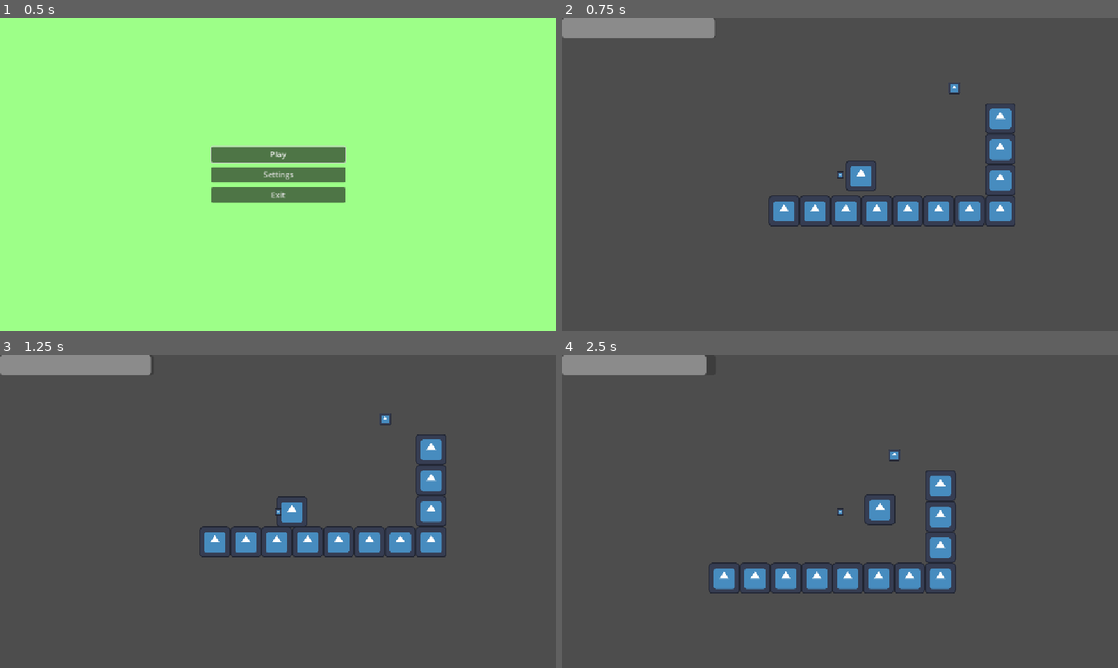
Above: before the commit, frames 1-4 (two rows, left to right).
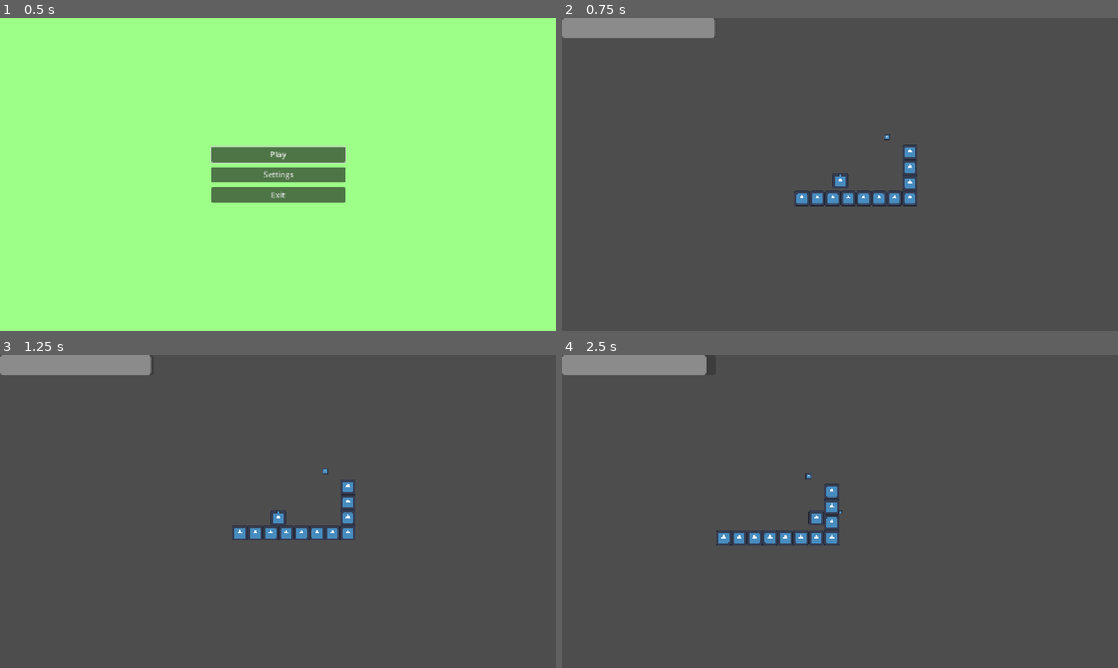
Above: after the commit, the same moments.

Repository: omegart-coding/Roots
Game: Godot game, scene res://elements/mainmenu.tscn
The game is run twice, just before and just after one commit, with the same random seed, the same clock (stepped at 60 frames per second) and the same inputs. The engine's default icon, where the game draws it, is replaced by a stand-in: a white triangle on a blue panel in a dark square.
Inputs:
- Up to frame 1 (0.5 s): no input
- Up to frame 2 (0.75 s): click "Play" at 0.5 s
- Up to frame 3 (1.25 s): no input
- Up to frame 4 (2.5 s): hold Right (DIR_RIGHT) from 1.28 s (still down); tap Z (SELECT) at 1.35, 2.3 s; tap Space (JUMP) at 1.52, 2.27 s; tap Shift (DASH) at 2.1 s

Frame 1 is identical in both runs. In frame 2, 4.5% of the frame differs, in the area x 37-82%, y 20-67%; in frame 3, 4.3%; in frame 4, 5.0%, in the area x 26-71%, y 30-77%.

Commit message:
Better grabdetection, speed, fixed camera

Diff:
--- a/roots/elements/main.tscn
+++ b/roots/elements/main.tscn
@@ -178,4 +178,4 @@
 texture = ExtResource("2_r0rgg")
 
 [node name="Camera2D" type="Camera2D" parent="CameraFocus"]
-zoom = Vector2(0.5, 0.5)
+zoom = Vector2(0.25, 0.25)
--- a/roots/elements/sprout.tscn
+++ b/roots/elements/sprout.tscn
@@ -20,3 +20,11 @@
 
 [node name="CollisionShape2D" type="CollisionShape2D" parent="."]
 shape = SubResource("CircleShape2D_rjui5")
+
+[node name="CPUParticles2D" type="CPUParticles2D" parent="."]
+amount = 12
+lifetime = 0.5
+speed_scale = 0.2
+emission_shape = 1
+emission_sphere_radius = 60.0
+gravity = Vector2(0, 0)
--- a/roots/scripts/camera.gd
+++ b/roots/scripts/camera.gd
@@ -1,7 +1,7 @@
 extends Node2D
 
 var player: Node2D
-const max_distance = Vector2(250, 10)
+const max_distance = Vector2(250, 50)
 
 func _ready() -> void:
 	player = get_tree().get_first_node_in_group("player")
@@ -9,16 +9,11 @@
 
 func _process(delta: float) -> void:
 	var des_pos = Vector2((player.position.x + (player.direction.x * 200)), player.position.y + 10)
-	var speed = (player.speed * 0.01) + 1
+	var speed = (player.speed * 0.01) + (10-(player.speed*0.001))
 
-	if abs(position.x - player.position.x) > max_distance.x and abs(position.y - player.position.y) > max_distance.y:
-		position.x = max_distance.x * player.direction.x
-		position.y = player.position.y + max_distance.y
-	elif abs(position.x - player.position.x) > max_distance.x:
-		position.x = max_distance.x * player.direction.x
-		position.y = position.move_toward(des_pos, speed).y
-	elif abs(position.y - player.position.y) > max_distance.y:
+	if abs(player.position.x - position.x) > max_distance.x:
+		position.x = player.position.x + (max_distance.x * player.direction.x)
+	else:
 		position.x = position.move_toward(des_pos, speed).x
-		position.y = player.position.y + max_distance.y
-	else:
-		position = position.move_toward(des_pos, speed)
+
+	position.y = player.position.y - max_distance.y
--- a/roots/scripts/grabdetect.gd
+++ b/roots/scripts/grabdetect.gd
@@ -6,9 +6,19 @@
 	var grabable = []
 	for area in get_overlapping_bodies():
 		if area.is_in_group("grabable"):
-			grabable.append(area)
+			var dir_to_player
+			if get_parent().position.direction_to(area.position).x > 0:
+				dir_to_player = 1
+			elif get_parent().position.direction_to(area.position).x < 0:
+				dir_to_player = -1
+			else:
+				dir_to_player = 0
+			if dir_to_player == get_parent().direction.x:
+				grabable.append(area)
 
 	var closest = find_closest(grabable)
+	if closest != null:
+		closest.active = true
 	return closest
 
 func find_closest(list):
--- a/roots/scripts/player_behavior.gd
+++ b/roots/scripts/player_behavior.gd
@@ -1,11 +1,11 @@
 extends CharacterBody2D
 
 # movement variables
-const defspeed = 200
+const defspeed = 400
 var speed = 0
 const jumpforce = -600
-const dashforce = 600
-const grabspeed = 800
+const dashforce = 800
+const grabspeed = 1600
 
 # movement boolians
 var canjump:bool = false
@@ -14,6 +14,7 @@
 var sidemoving:bool = false
 var candash:bool = false
 var can_grab: bool = false
+var grabbing:bool = false
 
 var closest_grab
 
@@ -53,9 +54,9 @@
 	isdashing = false
 
 func grab():
-	closest_grab = $grabdetect.checkgrab()
 	if closest_grab != null:
 		can_grab = false
+		grabbing = true
 
 
 func grab_end():
@@ -74,6 +75,7 @@
 		if !can_grab:
 			can_grab = true
 
+	closest_grab = $grabdetect.checkgrab()
 
 	if Input.is_action_pressed("DIR_LEFT"):
 		direction = Vector2.LEFT
@@ -84,7 +86,7 @@
 	else:
 		sidemoving = false
 
-	if control and closest_grab == null:
+	if control and !grabbing:
 		if Input.is_action_pressed("DIR_LEFT") or Input.is_action_pressed("DIR_RIGHT"):
 			speed = defspeed
 		else:
@@ -105,18 +107,19 @@
 
 		if Input.is_action_just_pressed("SELECT") and can_grab:
 			grab()
-	elif closest_grab != null:
+	elif grabbing:
 
 		velocity = position.direction_to(closest_grab.position) *  grabspeed
 		if grab_end():
 			closest_grab = null
+			grabbing = false
 			velocity *= 0.1
 
-	if !isdashing and closest_grab == null:
+	if !isdashing and !grabbing:
 		velocity.x = speed * direction.x
 
 	if !is_on_floor():
-		if !isdashing and closest_grab == null:
+		if !isdashing and !grabbing:
 			velocity += get_gravity() * delta
 
 	move_and_slide()
--- a/roots/scripts/sprout_script.gd
+++ b/roots/scripts/sprout_script.gd
@@ -4,7 +4,17 @@
 
 func _ready() -> void:
 	add_to_group("grabable")
+	$CPUParticles2D.emitting = false
 
 func process():
 	if active == true:
-		print('owo')
+		emit(true)
+
+	active = false
+
+func emit(emitting):
+	if emitting and !$CPUParticles2D.emitting:
+		$CPUParticles2D.emitting = true
+
+	elif !emitting and $CPUParticles2D.emitting:
+		$CPUParticles2D.emitting = false
Not shown: 2 places in roots/elements/player.tscn that only renumber resources
